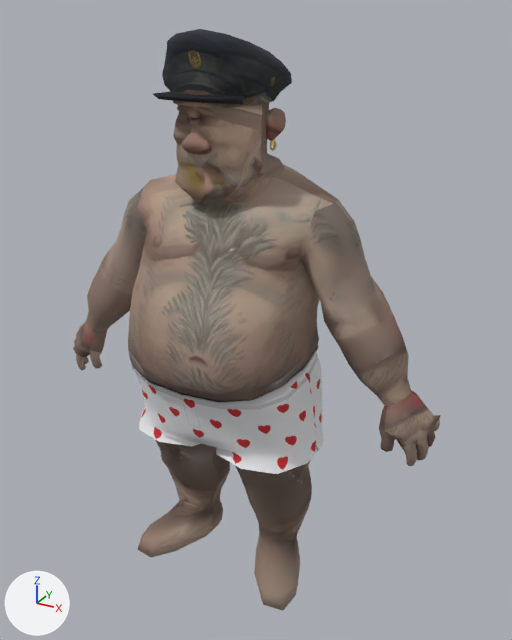
Before and after pictures for a commit that changed the glTF model models/captain.glb.
Both versions are drawn from a 50 mm camera at (1.01, -1.717, 1.724) aimed at (0.07, -0.008, 0.869). Every picture has the same lights, and +X, +Y and +Z are marked at lower left. The first picture is the older version. Vertices at exactly the same position are counted once.

Names of what the first picture shows: 'captain_body', 'captain_boxers', 'captain_cap' and 2 more.
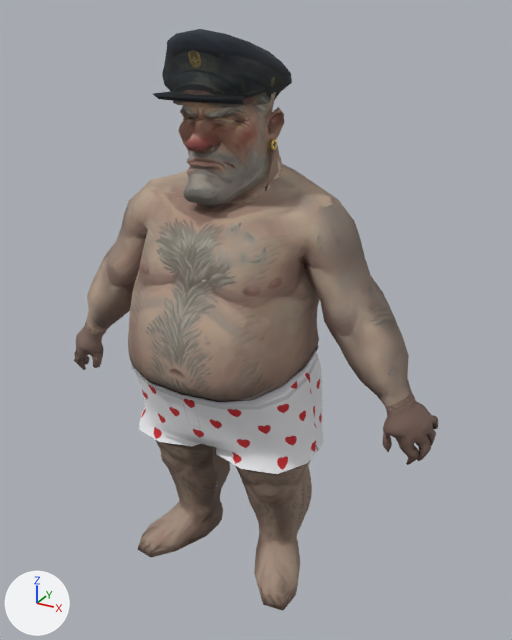
What differs and where, as boxes [x1, y1, x2, y2] in the pictures (512 x 640 px; the box of a moved part takes in the faces that stretch with it):
'captain_body', reshaped: before [73, 103, 441, 611]; after [74, 92, 438, 611]
part 1 of me_captain_body, moved or reshaped: before [173, 103, 286, 204]; after [178, 92, 284, 205]
part 2 of me_captain_body, moved or reshaped: before [73, 321, 108, 370]; after [74, 323, 106, 370]
part 3 of me_captain_body, moved or reshaped: before [379, 390, 441, 466]; after [383, 391, 438, 465]
part 4 of me_captain_body, surface changed: before [75, 110, 435, 611]; after [82, 111, 433, 611]

The change in detail:
me_captain_body is used by ob_captain_body; location (0.0, 0.0, 0.0).
me_captain_body had 2786 vertices, 5486 faces and spanned x -0.64..0.64, y -0.33..0.2, z -0.01..1.64.
me_captain_body now has 2258 vertices, 4466 faces and spans x -0.64..0.64, y -0.33..0.2, z -0.01..1.64.
me_captain_body part 1: 118 vertices moved from x -0.14..0.14, y -0.22..0.09, z 1.25..1.5 to x -0.14..0.14, y -0.22..0.1, z 1.25..1.6; 1360 vertices removed from x -0.15..0.15, y -0.22..0.12, z 1.24..1.64; 736 vertices added at x -0.14..0.14, y -0.22..0.12, z 1.25..1.64.
me_captain_body part 2: 34 vertices moved from x -0.64..-0.5, y -0.1..0.04, z 0.57..0.75 to x -0.63..-0.5, y -0.09..0.04, z 0.57..0.75; 155 vertices removed from x -0.64..-0.49, y -0.11..0.04, z 0.56..0.76; 203 vertices added at x -0.64..-0.5, y -0.11..0.04, z 0.56..0.75.
me_captain_body part 3: 31 vertices moved from x 0.5..0.64, y -0.1..0.04, z 0.57..0.75 to x 0.5..0.63, y -0.09..0.04, z 0.57..0.75; 157 vertices removed from x 0.49..0.64, y -0.11..0.04, z 0.56..0.76; 205 vertices added at x 0.5..0.64, y -0.11..0.04, z 0.56..0.75.
me_captain_body part 4: 1497 kept faces spanning x -0.63..0.63, y -0.33..0.2, z -0.01..1.55 get new texture (UV) coordinates.
